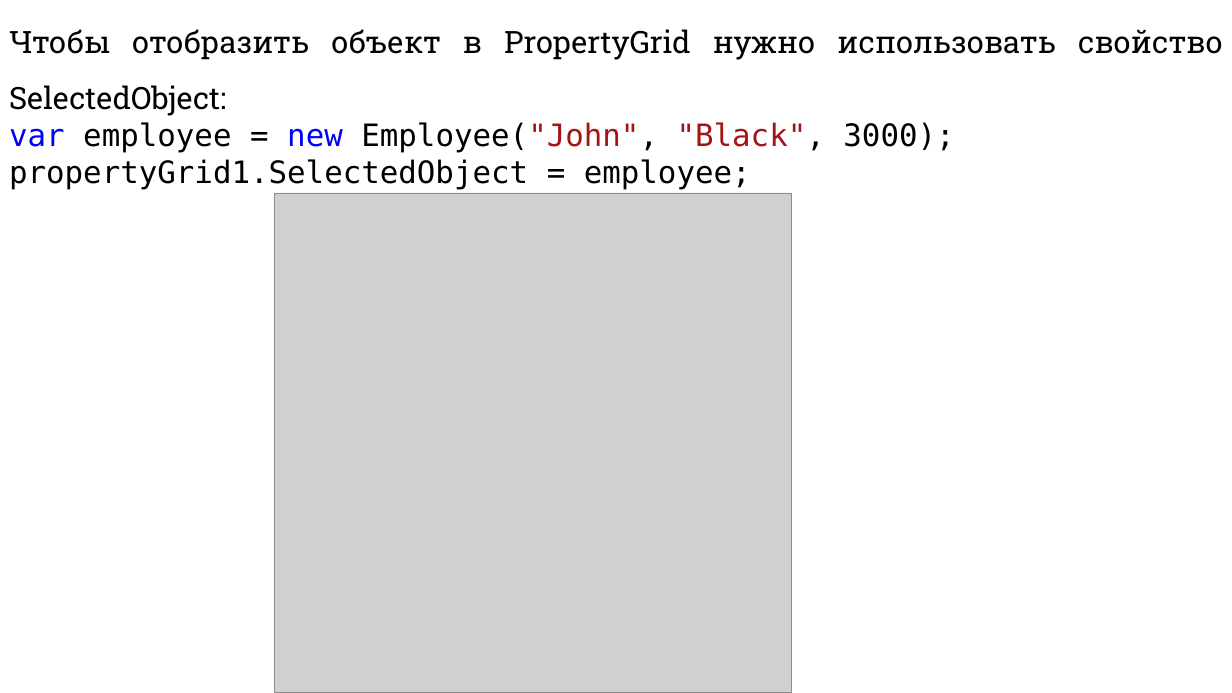
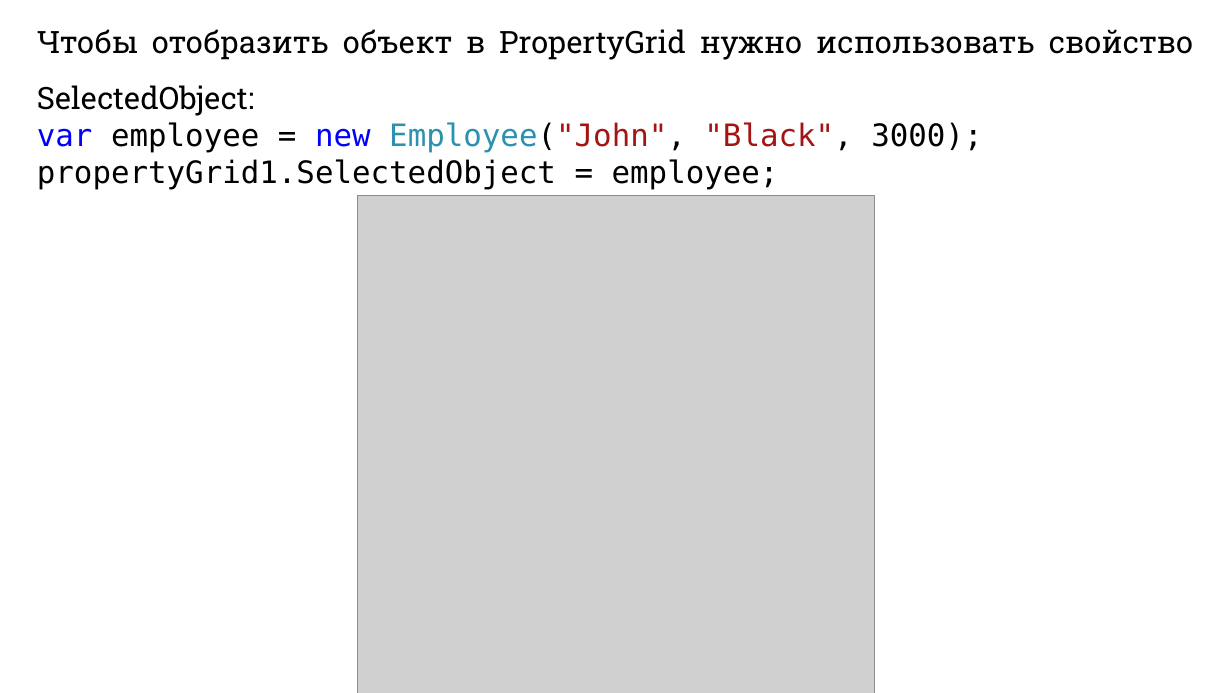
Before and after one commit to DaniilKlyukin/ITiP-2, a slide deck: slide 30 of Лекции/ИТиП 2 лек 7.pptx (slide 20 before the commit). Drawn at 1232x693 pixels with LibreOffice and Linux fonts; fonts in the diff are those of the drawing; grey boxes stand for pictures. Boxes give left, top, right and bottom in pixels: in the first picture for what was removed or moved away, otherwise in the second. Text is boxed around its words. In the diff, an @@ line names an element or a change of style, - is before the commit and + after.

```diff
--- a/Лекции/ИТиП 2 лек 7.pptx
+++ b/Лекции/ИТиП 2 лек 7.pptx
@@ text "Чтобы отобразить объект в PropertyGrid ...": place and size @@
-text "Чтобы отобразить объект в PropertyGrid ..." at [9, 29, 1223, 190]
+text "Чтобы отобразить объект в PropertyGrid ..." at [37, 29, 1194, 190]
@@ text at [37, 122, 982, 153]: text colour #000000 to #2B91AF in "Employee("John"," @@
@@ picture: place and size @@
-picture at [274, 193, 791, 693]
+picture at [358, 196, 874, 693]
```
Also in this commit, not shown: 16 other slides changed, 10 slides added, 8 other files.
